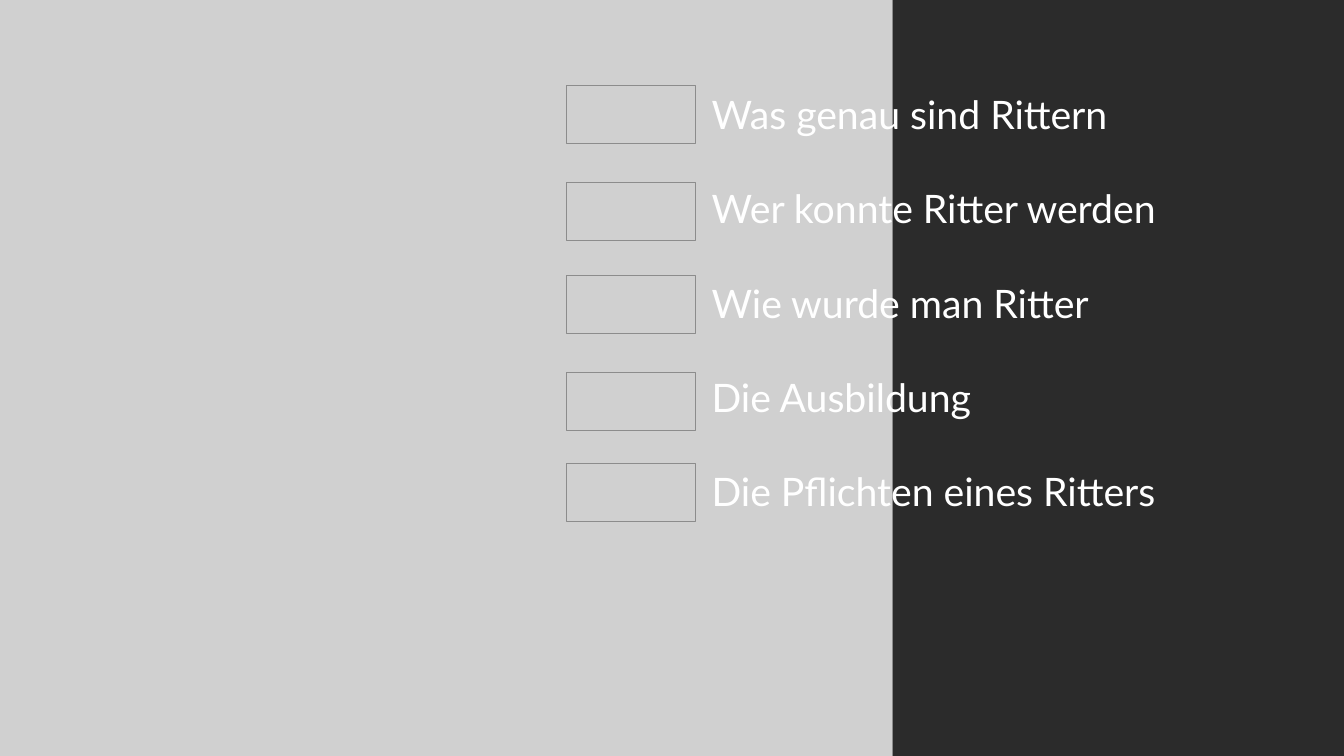
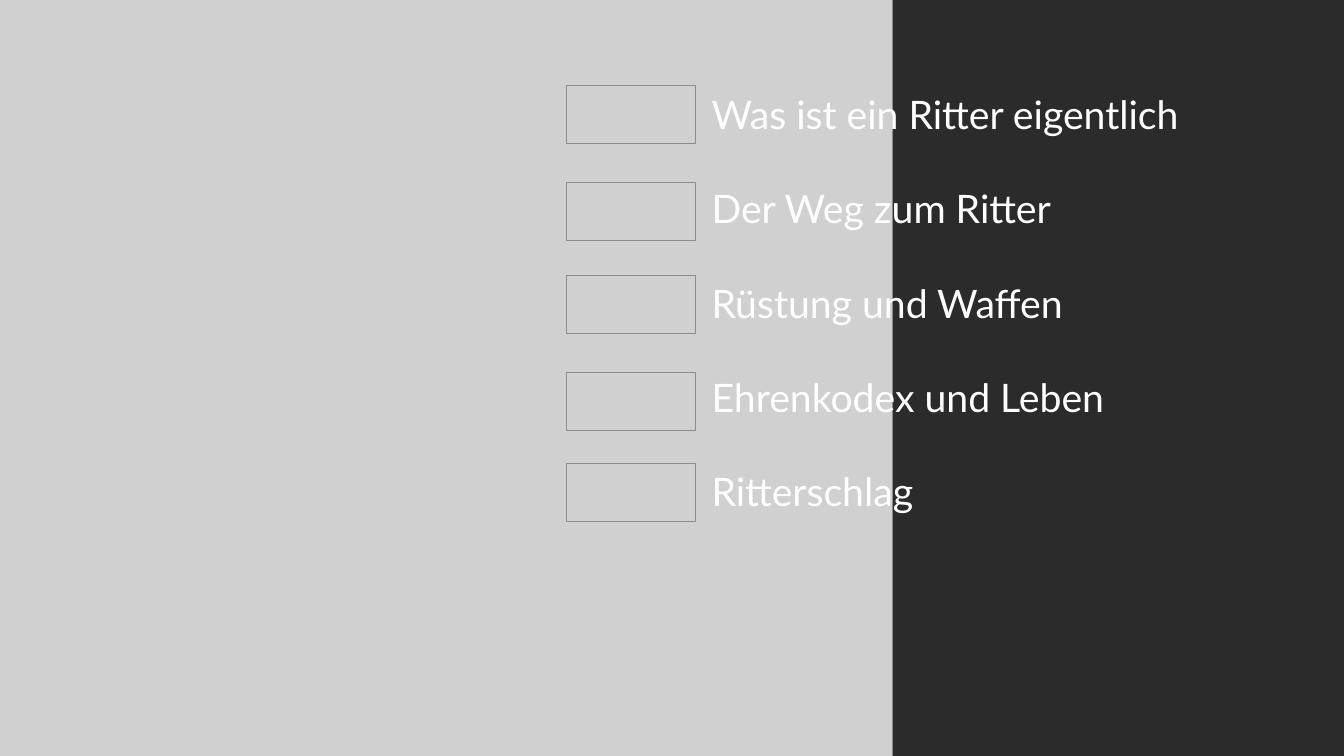
Before and after one commit to lGruenzweilHTL/HTL-Leonding-Year2, a slide deck: slide 3 of Deutsch/Referate/Ritter/Wie wurde man Ritter.pptx. Drawn at 1344x756 pixels with LibreOffice and Linux fonts; fonts in the diff are those of the drawing; grey boxes stand for pictures; background and template pictures are left out; a plain dark background stands for a picture behind light text. Boxes give left, top, right and bottom in pixels: in the first picture for what was removed or moved away, otherwise in the second. Text is boxed around its words. In the diff, an @@ line names an element or a change of style, - is before the commit and + after.

```diff
--- a/Deutsch/Referate/Ritter/Wie wurde man Ritter.pptx
+++ b/Deutsch/Referate/Ritter/Wie wurde man Ritter.pptx
@@ text at [712, 95, 1179, 514]: text changed @@
-Was genau sind Rittern
-Wer konnte Ritter werden
-Wie wurde man Ritter
-Die Ausbildung
-Die Pflichten eines Ritters
+Was ist ein Ritter eigentlich
+Der Weg zum Ritter
+Rüstung und Waffen
+Ehrenkodex und Leben
+Ritterschlag
```
Also in this commit, not shown: 1 other slide changed, 4 slides added, 4 slides removed, 2 other files.
